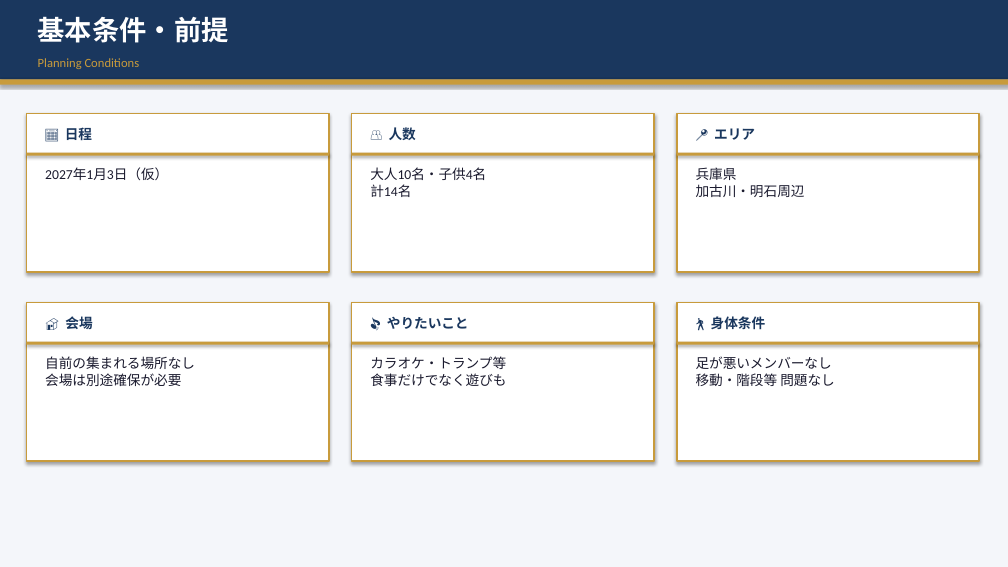
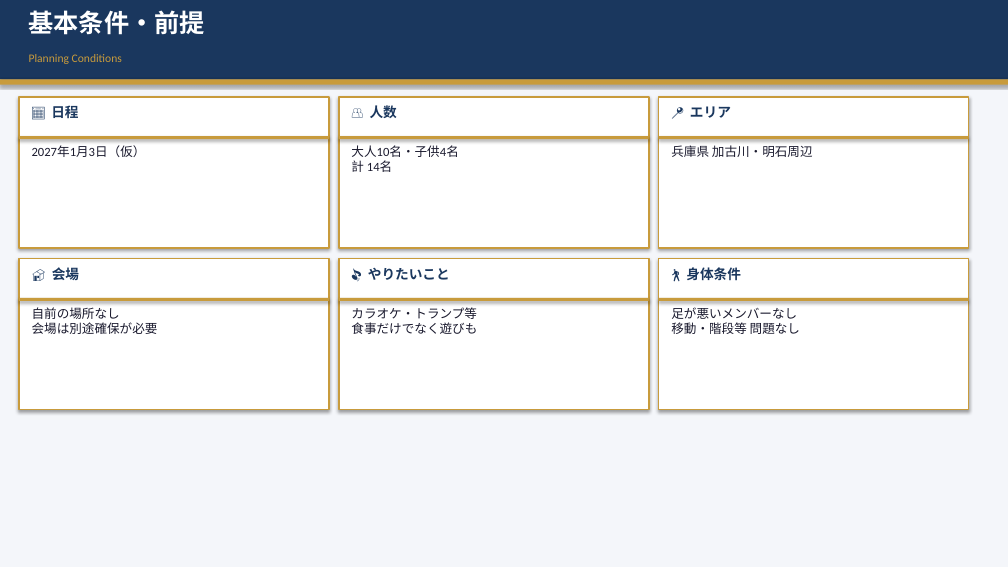
Before and after one commit to yuki444/test, a slide deck: slide 2 of 正月集まり_プランニング提案書.pptx. Drawn at 1008x567 pixels with LibreOffice and Linux fonts; fonts in the diff are those of the drawing. Boxes give left, top, right and bottom in pixels: in the first picture for what was removed or moved away, otherwise in the second. Text is boxed around its words. In the diff, an @@ line names an element or a change of style, - is before the commit and + after.

```diff
--- a/正月集まり_プランニング提案書.pptx
+++ b/正月集まり_プランニング提案書.pptx
@@ text "基本条件・前提" at box(29, 10, 205, 35): size 26 to 24 pt @@
@@ text "Planning Conditions" at box(29, 54, 122, 64): size 12 to 11 pt @@
@@ rectangle: place and size @@
-rectangle at box(26, 113, 329, 272)
+rectangle at box(19, 97, 329, 248)
@@ text "📅 日程": place and size @@
-text "📅 日程" at box(65, 127, 92, 140)
+text "📅 日程" at box(51, 105, 78, 118)
@@ rectangle: place and size @@
-rectangle at box(352, 113, 654, 272)
+rectangle at box(339, 97, 649, 248)
@@ text "👥 人数": place and size @@
-text "👥 人数" at box(389, 127, 416, 140)
+text "👥 人数" at box(370, 105, 397, 118)
@@ rectangle: place and size @@
-rectangle at box(677, 113, 979, 272)
+rectangle at box(659, 97, 969, 248)
@@ text "📍 エリア": place and size @@
-text "📍 エリア" at box(714, 128, 755, 140)
+text "📍 エリア" at box(690, 106, 731, 118)
@@ rectangle: place and size @@
-rectangle at box(26, 153, 329, 156)
+rectangle at box(19, 136, 329, 139)
@@ text "2027年1月3日（仮）": place and size @@
-text "2027年1月3日（仮）" at box(45, 168, 168, 180)
+text "2027年1月3日（仮）" at box(32, 145, 146, 157)
@@ rectangle: place and size @@
-rectangle at box(352, 153, 654, 156)
+rectangle at box(339, 136, 649, 139)
@@ text at box(351, 145, 458, 172): text changed; size 13 to 12 pt @@
-大人10名・子供4名
-計14名
+大人10名・子供4名
+計 14名
@@ rectangle: place and size @@
-rectangle at box(677, 153, 979, 156)
+rectangle at box(659, 136, 969, 139)
@@ text "兵庫県 加古川・明石周辺": place and size @@
-text "兵庫県 加古川・明石周辺" at box(696, 167, 805, 197)
+text "兵庫県 加古川・明石周辺" at box(671, 145, 813, 157)
@@ rectangle: place and size @@
-rectangle at box(26, 302, 329, 461)
+rectangle at box(19, 259, 329, 410)
@@ text "🏠 会場": place and size @@
-text "🏠 会場" at box(65, 316, 92, 329)
+text "🏠 会場" at box(52, 267, 79, 280)
@@ rectangle: place and size @@
-rectangle at box(352, 302, 654, 461)
+rectangle at box(339, 259, 649, 410)
@@ text "🎵 やりたいこと": place and size @@
-text "🎵 やりたいこと" at box(387, 317, 469, 329)
+text "🎵 やりたいこと" at box(368, 268, 450, 280)
@@ rectangle: place and size @@
-rectangle at box(677, 302, 979, 461)
+rectangle at box(659, 259, 969, 410)
@@ text "🚶 身体条件": place and size @@
-text "🚶 身体条件" at box(711, 316, 765, 330)
+text "🚶 身体条件" at box(686, 267, 740, 280)
@@ rectangle: place and size @@
-rectangle at box(26, 342, 329, 345)
+rectangle at box(19, 298, 329, 301)
@@ rectangle: place and size @@
-rectangle at box(352, 342, 654, 345)
+rectangle at box(339, 298, 649, 301)
@@ rectangle: place and size @@
-rectangle at box(677, 342, 979, 345)
+rectangle at box(659, 298, 969, 301)
@@ text at box(32, 307, 158, 334): text changed; size 13 to 12 pt @@
-自前の集まれる場所なし
-会場は別途確保が必要
+自前の場所なし
+会場は別途確保が必要
@@ text "カラオケ・トランプ等 食事だけでなく遊びも": place and size @@
-text "カラオケ・トランプ等 食事だけでなく遊びも" at box(370, 356, 506, 386)
+text "カラオケ・トランプ等 食事だけでなく遊びも" at box(351, 307, 477, 334)
@@ size 13 to 12 pt in 4 elements at box(32, 145, 146, 157), box(671, 145, 813, 157), box(351, 307, 477, 334), box(671, 307, 800, 334) @@
@@ text "足が悪いメンバーなし 移動・階段等 問題なし": place and size @@
-text "足が悪いメンバーなし 移動・階段等 問題なし" at box(696, 356, 835, 386)
+text "足が悪いメンバーなし 移動・階段等 問題なし" at box(671, 307, 800, 334)
```
Also in this commit, not shown: 6 other slides changed, 1 other file.
